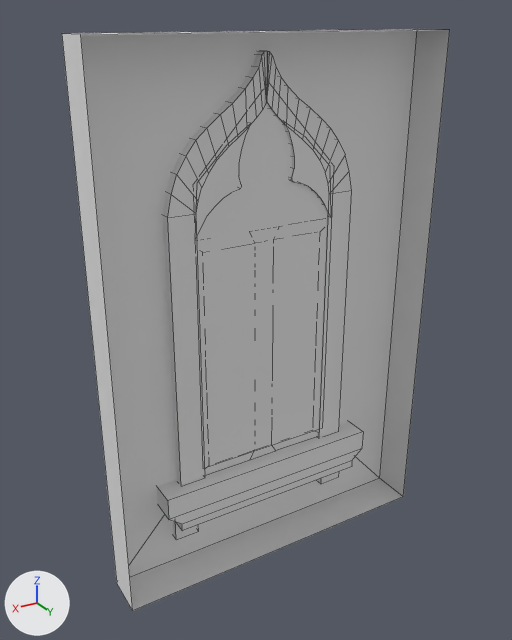
One commit to the FBX model ProjetFPV/Assets/Art/Meshes/Modulaire/Low Poly/19-Mur_Module2-LP.fbx: the scene before it, then after it.
Before and after are seen from a 50 mm lens placed at (2.96, 3.2, 3.07), pointed at (1.03, -0.02, 1.46). The axes (+X, +Y, +Z) are drawn at lower left. The lights are the same throughout. Mesh edges are drawn as thin lines. Vertices at the same position are counted once.
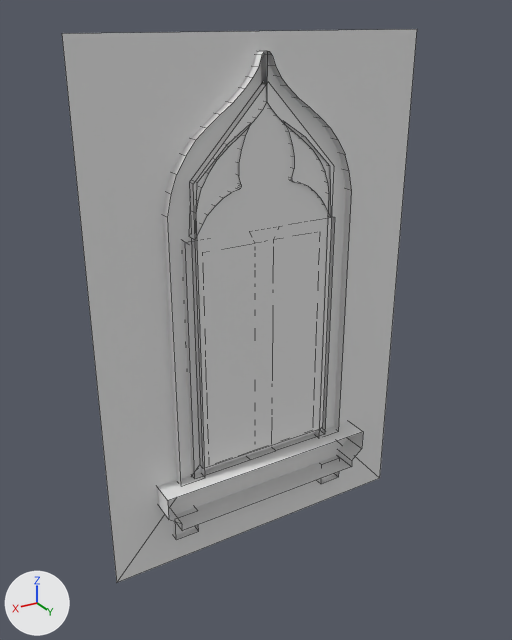
Boxes (x1, y1, x2, y2) around the edits, measured in the pictures (512 x 640 px):
'Cube', reshaped (8% narrower)
    before: (62, 29, 450, 611)
    after: (62, 29, 417, 583)
part 1 of me_cube_001, deleted
    before: (62, 29, 450, 611)
part 2 of me_cube_008, deleted
    before: (168, 51, 363, 540)

Patch to the scene script:
```diff
--- a/ProjetFPV/Assets/Art/Meshes/Modulaire/Low Poly/19-Mur_Module2-LP.fbx.py
+++ b/ProjetFPV/Assets/Art/Meshes/Modulaire/Low Poly/19-Mur_Module2-LP.fbx.py
@@ me_cube_008 @@
 # used by ob_cube_009; location = (1.013, 0.012, 2.262)
-me_cube_008.from_pydata(...)  # 240 vertices, 209 faces; spans x -0.69..0.69, y -0.31..0.14, z -2.08..0.65
+me_cube_008.from_pydata(...)  # 240 vertices, 167 faces; spans x -0.69..0.69, y -0.31..0.14, z -2.08..0.65
+# me_cube_008 part 2
+# 42 faces are deleted
@@ me_cube_001 @@
 me_cube_001.from_pydata(...)  # 18 vertices, 11 faces; spans x 0.0..2.0, y 0.0..0.25, z 0.0..3.0
 # used by ob_cube; location = (0.0, 0.0, 0.0)
 # verts and faces of me_cube_001; kept vertices keep their numbers, new ones are numbered from 18
 # before: 0 (0.0, 0.25, 0.0) at pixel (403, 496), 2 (0.0, 0.25, 3.0) at pixel (449, 29), 4 (2.0, 0.25, 0.0) at pixel (132, 610), 6 (2.0, 0.25, 3.0) at pixel (80, 34), 7 (0.0, 0.0, 0.0) at pixel (379, 478)
 # before: 8 (0.0, 0.0, 3.0) at pixel (417, 29), 9 (2.0, 0.0, 3.0) at pixel (61, 33), 11 (2.0, 0.0, 0.0) at pixel (116, 582)
+# me_cube_001 part 1
+delete_vertices([0, 2, 4, 6])  # with the faces that use them
```
